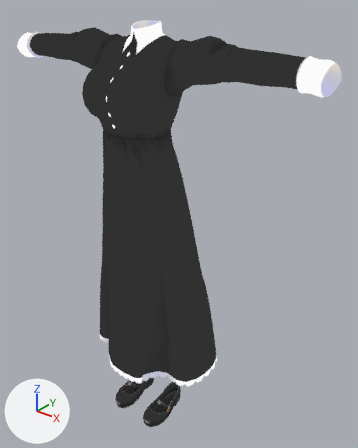
Two versions of the glTF model public/models/outfits/nishi_dress.glb, one commit apart.
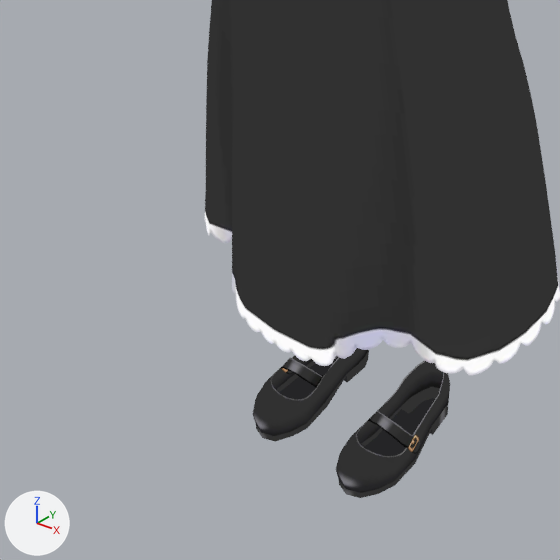
There are two pictures of each version: one whole from a camera (50 mm lens) standing at (1.027, -1.109, 1.518) and looking at (0.05, 0.112, 0.761), one close up on the part from 9% to 61% of the width and 59% to 100% of the height. The lights are fixed; the arrows at lower left show +X, +Y and +Z. The older version's two pictures come first. Vertices at exactly the same position are counted once.

In view in the first close-up: 'Body'.
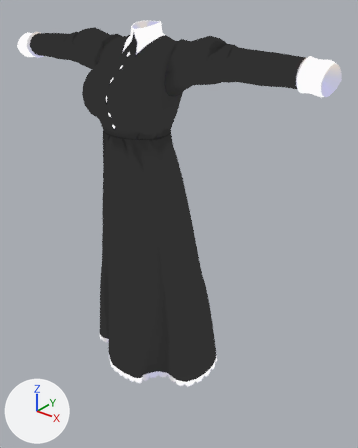
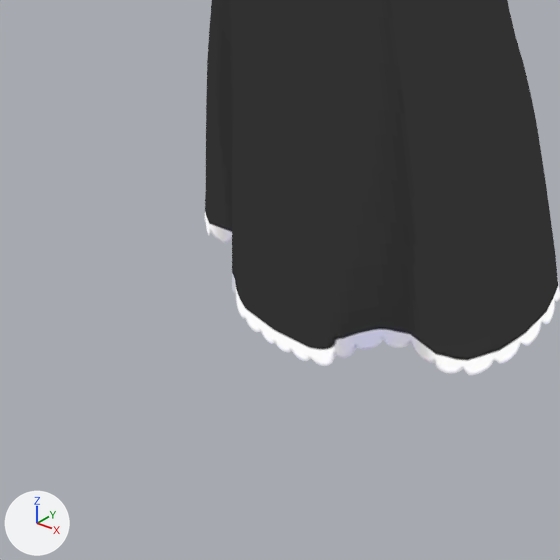
The change, as a diff of the scene's bpy script:
```diff
--- a/public/models/outfits/nishi_dress.glb.py
+++ b/public/models/outfits/nishi_dress.glb.py
@@ me_body__merged @@
 # used by ob_body; location = (0.0, 0.0, 0.0)
-me_body__merged.from_pydata(...)  # 2285 vertices, 4472 faces; spans x -0.574..0.574, y -0.162..0.242, z 0.0..1.42
+me_body__merged.from_pydata(...)  # 2051 vertices, 4066 faces; spans x -0.574..0.574, y -0.162..0.242, z 0.21..1.42
+# me_body__merged part 1: the loose piece of 117 vertices spanning x 0.038..0.115, y -0.122..0.084, z 0.0..0.083 is deleted
+# me_body__merged part 2: the loose piece of 117 vertices spanning x -0.115..-0.038, y -0.122..0.084, z 0.0..0.083 is deleted
 me_body__merged.materials.append(mat_n00_007_01_tops_01_cloth__instance)
-me_body__merged.materials.append(mat_n00_001_01_shoes_01_cloth__instance)
```

Boxes [x1, y1, x2, y2] around the edits, measured in the close-ups (560 x 560 px):
'Body', reshaped: before [205, 0, 560, 498]; after [205, 0, 560, 375]
part 1 of me_body__merged, deleted: before [336, 361, 450, 498]
part 2 of me_body__merged, deleted: before [253, 348, 369, 442]
